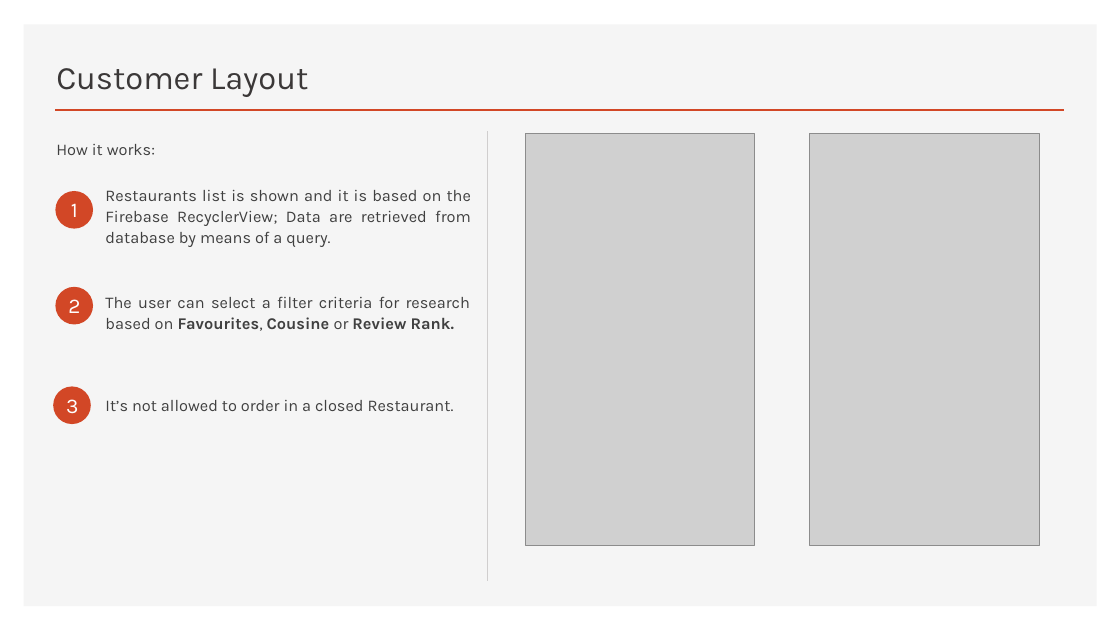
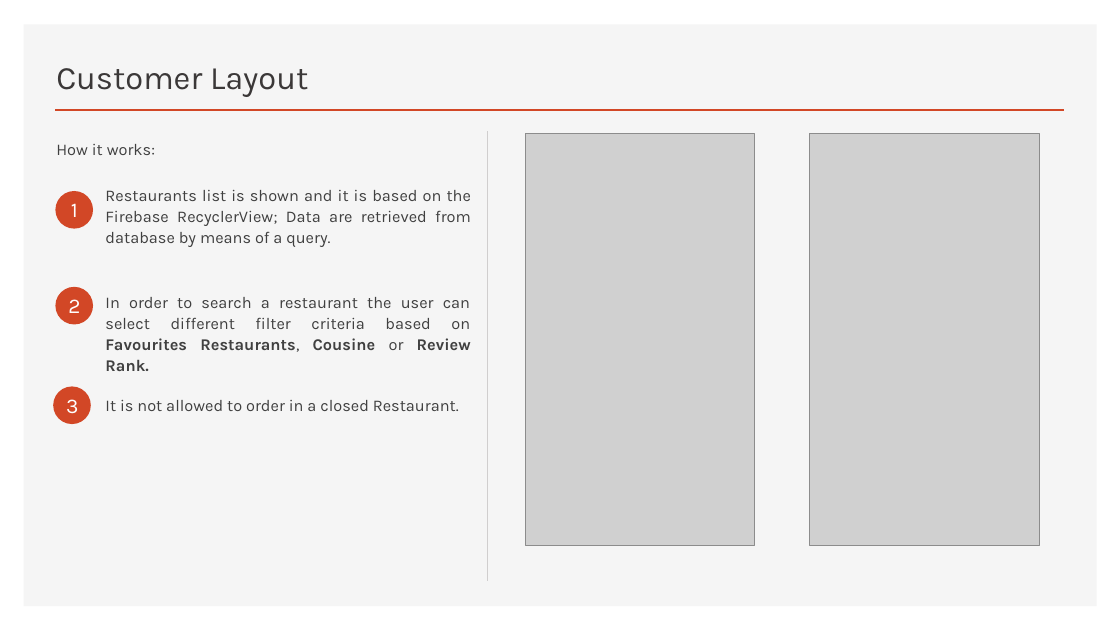
Before and after one commit to androidmaycry/APPetit, a slide deck: slide 3 of APPetit Presentation.pptx. Drawn at 1120x630 pixels with LibreOffice and Linux fonts; fonts in the diff are those of the drawing; grey boxes stand for pictures. Boxes give left, top, right and bottom in pixels: in the first picture for what was removed or moved away, otherwise in the second. Text is boxed around its words. In the diff, an @@ line names an element or a change of style, - is before the commit and + after.

Commit message:
presentation review

```diff
--- a/APPetit Presentation.pptx
+++ b/APPetit Presentation.pptx
@@ text at (105, 297, 471, 371): text changed @@
-The user can select a filter criteria for research based on Favourites, Cousine or Review Rank.
+In order to search a restaurant the user can select different filter criteria based on Favourites Restaurants, Cousine or Review Rank.
@@ text at (105, 400, 459, 411): text changed @@
-It’s not allowed to order in a closed Restaurant.
+It is not allowed to order in a closed Restaurant.
```
Also in this commit, not shown: 8 other slides changed.
